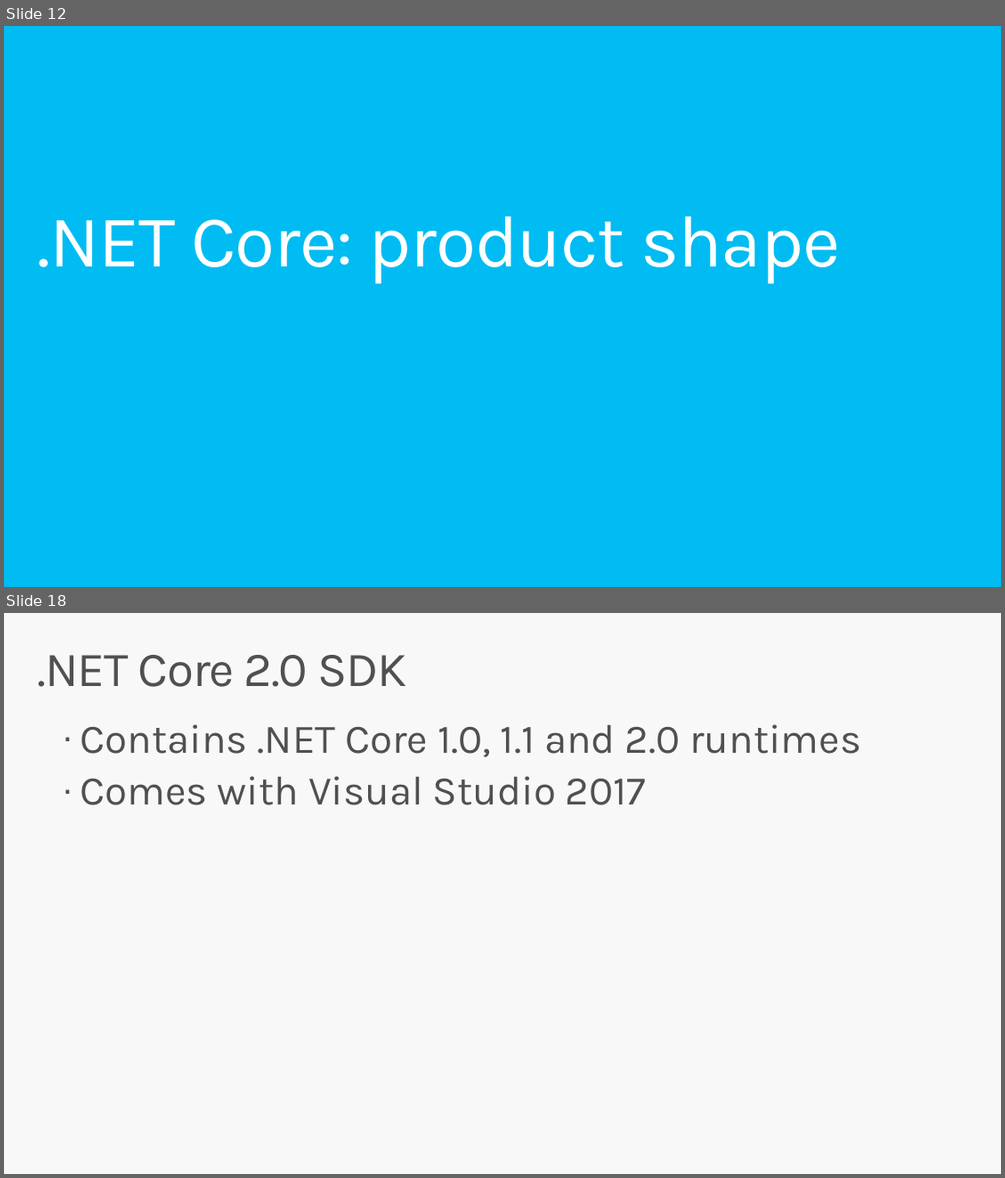
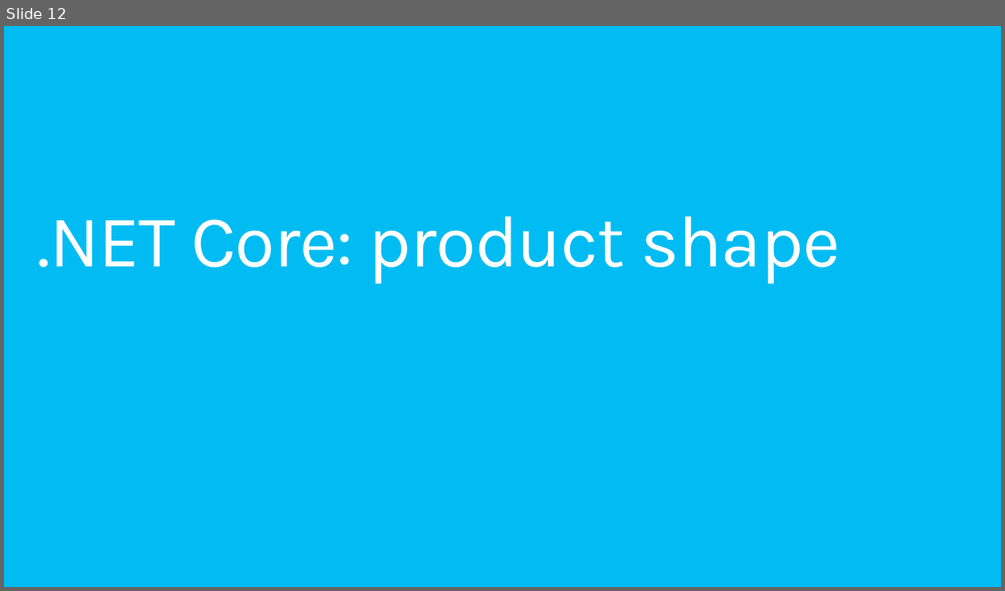
Before and after one commit to dotnet-presentations/dotnetcore-workshop, a slide deck: 1-Overview-Tools-Acquisition/netcore-workshop-overview-tools.pptx. Shown one above the other, each under a label of ours: slides 12 and 18 before the commit, slide 12 after it; the slides between them are not shown. The pictures are 1005x1178 and 1005x591 pixels, drawn with LibreOffice and Linux fonts; fonts in the diff are those of the drawing; background and template pictures are left out. Boxes give left, top, right and bottom in pixels: in the first picture for what was removed or moved away, otherwise in the second. Text is boxed around its words. In the diff, an @@ line names an element or a change of style, - is before the commit and + after.

```diff
--- a/1-Overview-Tools-Acquisition/netcore-workshop-overview-tools.pptx
+++ b/1-Overview-Tools-Acquisition/netcore-workshop-overview-tools.pptx
@@ slide 18 removed at box(4, 613, 1001, 1174), background #F8F8F8 @@
@@ title removed at box(38, 655, 406, 687) @@
-.NET Core 2.0 SDK
@@ text removed at box(81, 724, 861, 805) @@
-  · Contains .NET Core 1.0, 1.1 and 2.0 runtimes
-  · Comes with Visual Studio 2017
```
Also in this commit, not shown: 9 slides changed, 5 other slides removed, 1 other file.
